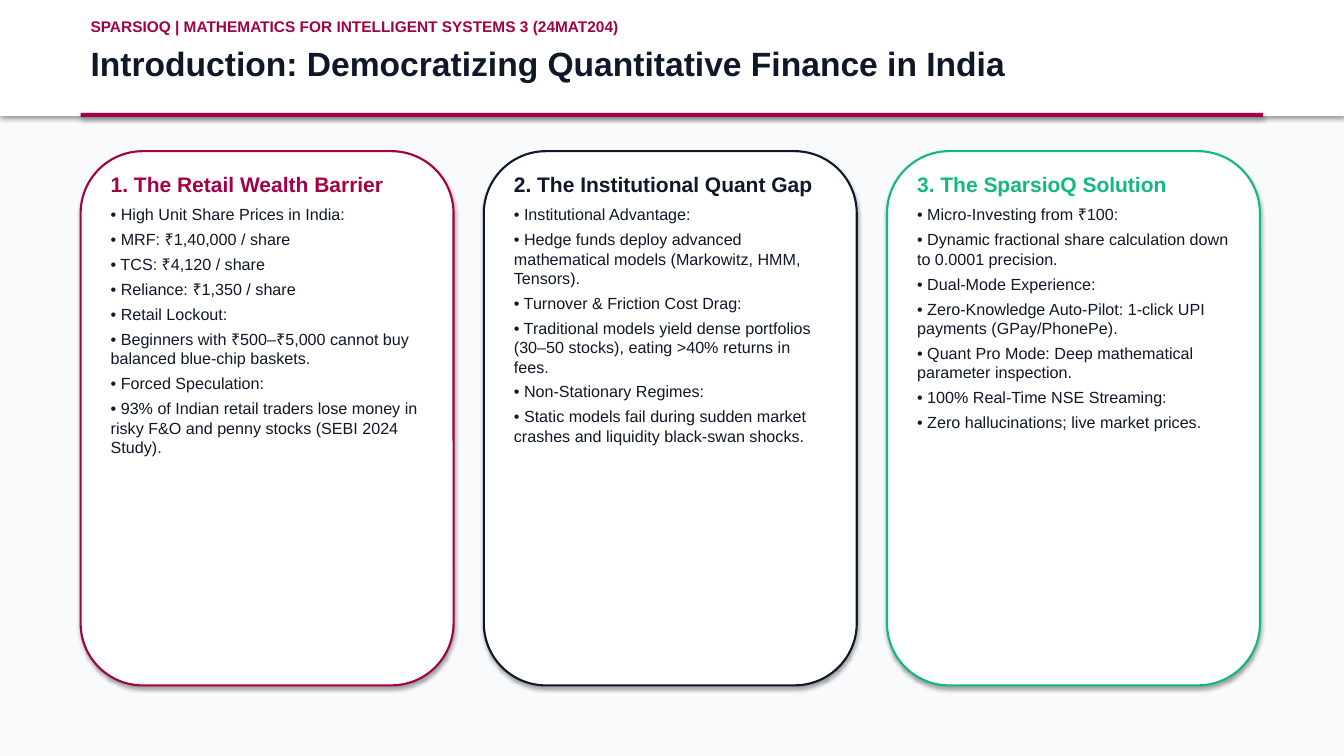
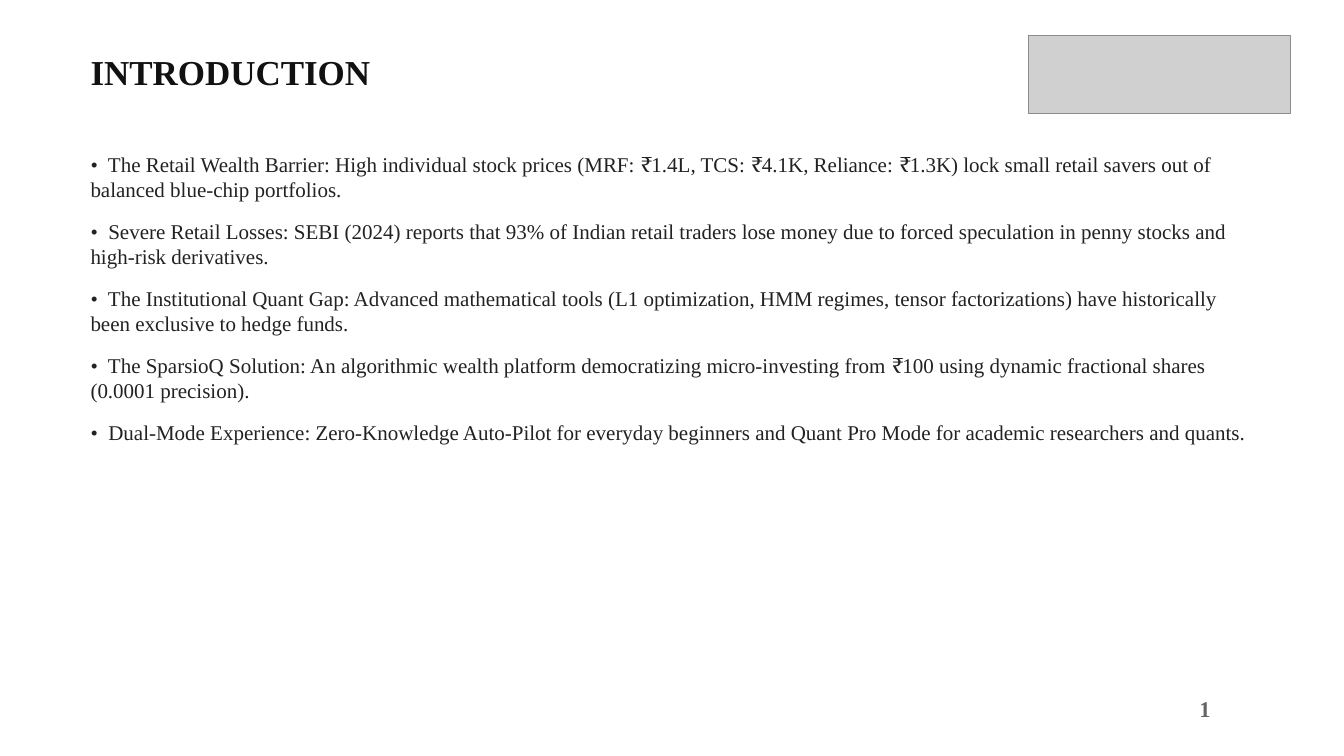
Before and after one commit to mhalsa-aine/SparsioQ-Platform, a slide deck: slide 2 of SparsioQ_Final_Project_Review_Presentation.pptx. Drawn at 1344x756 pixels with LibreOffice and Linux fonts; fonts in the diff are those of the drawing; grey boxes stand for pictures. Boxes give left, top, right and bottom in pixels: in the first picture for what was removed or moved away, otherwise in the second. Text is boxed around its words. In the diff, an @@ line names an element or a change of style, - is before the commit and + after.

```diff
--- a/SparsioQ_Final_Project_Review_Presentation.pptx
+++ b/SparsioQ_Final_Project_Review_Presentation.pptx
@@ rectangle at box(0, 0, 1344, 756): fill #F8FAFC to #FFFFFF @@
@@ rectangle removed at box(0, 0, 1344, 116) @@
@@ text removed at box(91, 51, 1004, 83) @@
-Introduction: Democratizing Quantitative Finance in India
@@ picture added at box(1028, 35, 1291, 114) @@
@@ text at box(91, 62, 371, 86): text changed; size 11 to 25 pt; font Arial to Times New Roman; text colour #A30046 to #111111 @@
-SPARSIOQ | MATHEMATICS FOR INTELLIGENT SYSTEMS 3 (24MAT204)
+INTRODUCTION
@@ rectangle removed at box(81, 113, 1263, 117) @@
@@ rounded rectangle removed at box(81, 151, 454, 686) @@
@@ text added at box(91, 157, 1245, 445), 15 pt, text #222222 @@
+• The Retail Wealth Barrier: High individual stock prices (MRF: ₹1.4L, TCS: ₹4.1K, Reliance: ₹1.3K) lock small retail savers out of balanced blue-chip portfolios.
+• Severe Retail Losses: SEBI (2024) reports that 93% of Indian retail traders lose money due to forced speculation in penny stocks and high-risk derivatives.
+• The Institutional Quant Gap: Advanced mathematical tools (L1 optimization, HMM regimes, tensor factorizations) have historically been exclusive to hedge funds.
+• The SparsioQ Solution: An algorithmic wealth platform democratizing micro-investing from ₹100 using dynamic fractional shares (0.0001 precision).
+• Dual-Mode Experience: Zero-Knowledge Auto-Pilot for everyday beginners and Quant Pro Mode for academic researchers and quants.
@@ text removed at box(111, 176, 418, 457) @@
-1. The Retail Wealth Barrier
-• High Unit Share Prices in India:
-• MRF: ₹1,40,000 / share
-• TCS: ₹4,120 / share
-• Reliance: ₹1,350 / share
-• Retail Lockout:
-• Beginners with ₹500–₹5,000 cannot buy balanced blue-chip baskets.
-• Forced Speculation:
-• 93% of Indian retail traders lose money in risky F&O and penny stocks (SEBI 2024 Study).
@@ rounded rectangle removed at box(484, 151, 857, 686) @@
@@ text removed at box(514, 176, 812, 446) @@
-2. The Institutional Quant Gap
-• Institutional Advantage:
-• Hedge funds deploy advanced mathematical models (Markowitz, HMM, Tensors).
-• Turnover & Friction Cost Drag:
-• Traditional models yield dense portfolios (30–50 stocks), eating >40% returns in fees.
-• Non-Stationary Regimes:
-• Static models fail during sudden market crashes and liquidity black-swan shocks.
@@ rounded rectangle removed at box(887, 151, 1260, 686) @@
@@ text removed at box(917, 176, 1229, 432) @@
-3. The SparsioQ Solution
-• Micro-Investing from ₹100:
-• Dynamic fractional share calculation down to 0.0001 precision.
-• Dual-Mode Experience:
-• Zero-Knowledge Auto-Pilot: 1-click UPI payments (GPay/PhonePe).
-• Quant Pro Mode: Deep mathematical parameter inspection.
-• 100% Real-Time NSE Streaming:
-• Zero hallucinations; live market prices.
@@ text added at box(1199, 702, 1210, 717), 16 pt, text #646464, bold @@
+1
```
Also in this commit, not shown: 10 other slides changed, 2 slides added, 2 slides removed.
